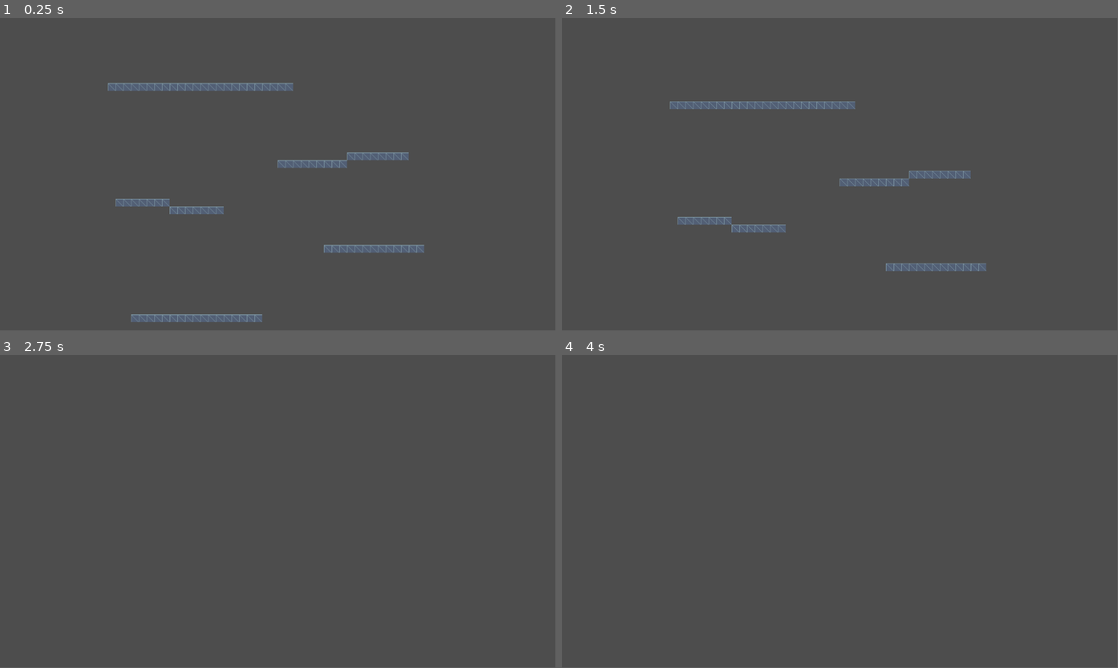
Above: before the commit, frames 1-4 (two rows, left to right).
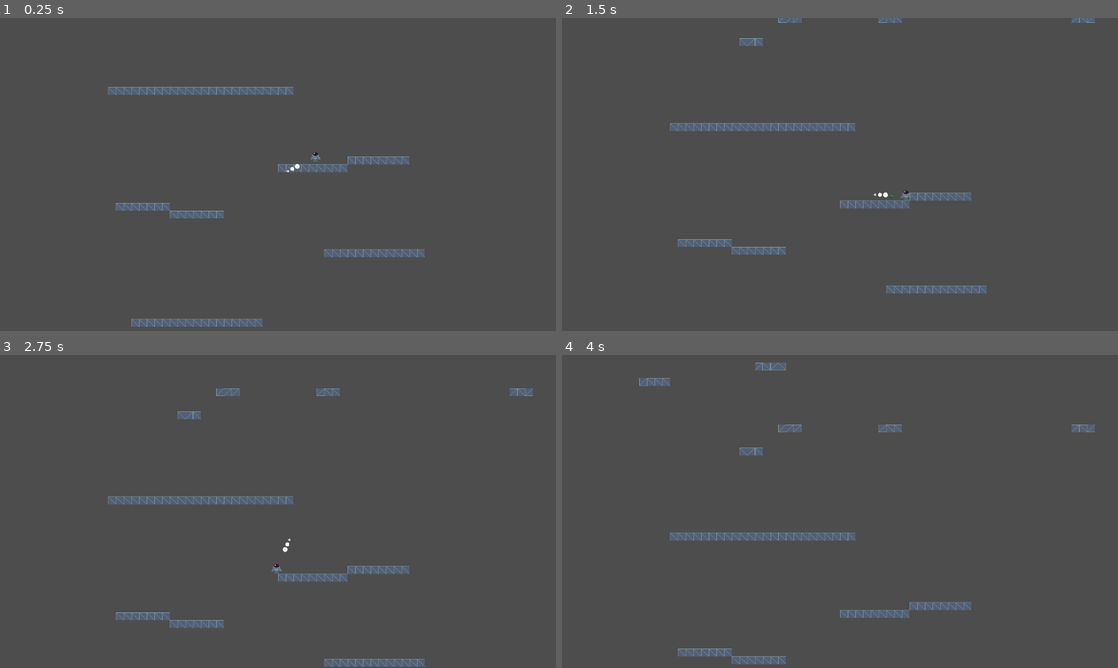
Above: after the commit, the same moments.

Repository: ScoreSpaceGameJam-SpaceGame/SpaceGame
Game: Godot game, scene res://levels/main_level/main_level.tscn
Same seed, same stepped clock (60 frames per second), same inputs: the game is played once before the commit and once after it. Sound files missing from this copy of the repository are replaced by a short silence.
Inputs (mouse positions are in pixels of both pictures, inside the frame that each line leads up to):
- Up to frame 1 (0.25 s): no input
- Up to frame 2 (1.5 s): move the mouse to (962, 158) at 0.52 s; hold Space (Teleport) 0.53-1.28 s; hold D (MoveRight) from 0.53 s (still down); move the mouse to (728, 190) at 1.27 s; click (728, 190) at 1.35 s
- Up to frame 3 (2.75 s): tap Space (Teleport) at 1.55 s; move the mouse to (333, 442) at 2.02 s; release D (MoveRight) at 2.03 s; hold A (MoveLeft) from 2.03 s (still down); hold Space (Teleport) from 2.03 s (still down)
- Up to frame 4 (4 s): move the mouse to (812, 574) at 2.77 s; release A (MoveLeft) at 2.78 s; release Space (Teleport) at 2.78 s; hold D (MoveRight) from 2.78 s (still down); tap Space (Teleport) at 2.85 s; move the mouse to (1006, 558) at 3.52 s; hold Space (Teleport) from 3.53 s (still down); click (1006, 558) at 3.6 s
The window is 799x449 before the commit and 800x450 after it. Grey fills any space a smaller window leaves; there, only what the larger window draws over its background counts as a difference.

The runs differ from the first frame. In frame 1, 3.5% of the frame differs, in the area x 19-77%, y 20-99%; in frame 2, 5.0%, in the area x 19-96%, y 0-88%; in frame 3, 2.8%; in frame 4, 2.7%.

Commit message:
- Procedural map working - Basic Menu also set up for play and exit

Diff:
--- a/characters/player/player.gd
+++ b/characters/player/player.gd
@@ -65,3 +65,4 @@
 	if Input.is_action_pressed("Teleport"):
 		global_position = $Telenade.global_position
 		player_state = Enums.player_actions.AIMING
+		$Telenade.visible=false
--- a/characters/player/telenade.tscn
+++ b/characters/player/telenade.tscn
@@ -1,11 +1,9 @@
-[gd_scene load_steps=4 format=3 uid="uid://xakoy6oyk2hs"]
+[gd_scene load_steps=3 format=3 uid="uid://xakoy6oyk2hs"]
+
+[ext_resource type="Texture2D" uid="uid://c7qr4ssc8ed4j" path="res://characters/player/grenade.png" id="1_dyq4s"]
 
 [sub_resource type="CircleShape2D" id="CircleShape2D_vbng7"]
 radius = 0.281684
-
-[sub_resource type="SphereMesh" id="SphereMesh_rlld0"]
-
-[sub_resource type="PlaceholderTexture2D" id="PlaceholderTexture2D_ihptg"]
 
 [node name="Telenade" type="RigidBody2D"]
 collision_layer = 2
@@ -14,7 +12,5 @@
 [node name="CollisionShape2D" type="CollisionShape2D" parent="."]
 shape = SubResource("CircleShape2D_vbng7")
 
-[node name="MeshInstance2D" type="MeshInstance2D" parent="."]
-scale = Vector2(15, 15)
-mesh = SubResource("SphereMesh_rlld0")
-texture = SubResource("PlaceholderTexture2D_ihptg")
+[node name="Sprite2D" type="Sprite2D" parent="."]
+texture = ExtResource("1_dyq4s")
--- a/levels/main_level/main_level.gd
+++ b/levels/main_level/main_level.gd
@@ -1,12 +1,16 @@
 extends Node2D
 
-const SCROLL_SPEED: float = .5
-const NEW_PLATFORM_OFFSET: int = 40 # The ammount to subtract from the deleted cell to get the new Y location. Positive for up and negative for down
-const LEFT_SPAWN_LIMIT: int = -1
-const RIGHT_SPAWN_LIMIT: int = 80
-const MIN_PLATFORM_SPACING: int = 5
+const SCROLL_SPEED: float = 1
+const TILE_MAP_LAYER_WIDTH = 90
+const TILE_MAP_LAYER_HEIGHT = 50
+const MIN_NUMBER_OF_PLATFORMS_PER_LAYER = 20
+const MAX_NUMBER_OF_PLATFORMS_PER_LAYER = 40
+const MIN_WIDTH_OF_PLATFORM = 3
+const MAX_WIDTH_OF_PLATFORM = 7
+const WIDTH_OF_TILESET = 2
+const HEIGHT_OF_TILESET = 2
+const TILE_SET_TO_USE = "res://levels/main_level/map_tileset.tres"
 
-var last_x_spawn_location : int = 0
 
 @onready var audio_stream : AudioStreamPlayer = $AudioStreamPlayer
 
@@ -15,6 +19,7 @@
 func _ready() -> void:
 	audio_stream.finished.connect(restart_music)
 	tile_map_layers.push_back($InitialTileMapLayer)
+	generate_new_tile_map_layer()
 
 func restart_music() -> void:
 	audio_stream.play()
@@ -31,6 +36,31 @@
 	if body is TileMapLayer:
 		tile_map_layers.pop_at(tile_map_layers.find(body))
 		body.queue_free()
+		generate_new_tile_map_layer()
 
 func generate_new_tile_map_layer() -> void:
-	pass
+	# Instantiate the variables we will need
+	var number_of_platforms_to_make = RandomNumberGenerator.new().randi_range(MIN_NUMBER_OF_PLATFORMS_PER_LAYER, MAX_NUMBER_OF_PLATFORMS_PER_LAYER)
+	var new_tile_map_layer = TileMapLayer.new()
+	new_tile_map_layer.tile_set = load(TILE_SET_TO_USE)
+	new_tile_map_layer.use_kinematic_bodies = true
+
+	# Loop through the number of platforms that we are making to generate the tilemap
+	for i in range(number_of_platforms_to_make):
+		var starting_location = Vector2i(
+			RandomNumberGenerator.new().randi_range(0, TILE_MAP_LAYER_WIDTH),
+			RandomNumberGenerator.new().randi_range(0, TILE_MAP_LAYER_HEIGHT)
+		)
+		var this_platform_width = RandomNumberGenerator.new().randi_range(MIN_WIDTH_OF_PLATFORM, MAX_WIDTH_OF_PLATFORM)
+
+		for j in range(this_platform_width):
+			if starting_location.x + j >= TILE_MAP_LAYER_WIDTH:
+				break
+			new_tile_map_layer.set_cell(
+				Vector2i(starting_location.x + j, starting_location.y),
+				0,
+				Vector2i(RandomNumberGenerator.new().randi_range(0, WIDTH_OF_TILESET - 1), RandomNumberGenerator.new().randi_range(0, WIDTH_OF_TILESET -1))
+			)
+	new_tile_map_layer.position = Vector2(0, -800)
+	$".".add_child(new_tile_map_layer)
+	tile_map_layers.push_back(new_tile_map_layer)
--- a/levels/main_level/main_level.tscn
+++ b/levels/main_level/main_level.tscn
@@ -1,7 +1,8 @@
-[gd_scene load_steps=9 format=4 uid="uid://bghx2oxnj2vx2"]
+[gd_scene load_steps=10 format=4 uid="uid://bghx2oxnj2vx2"]
 
 [ext_resource type="Script" path="res://levels/main_level/main_level.gd" id="1_dvjk0"]
 [ext_resource type="Texture2D" uid="uid://dlryeq2iagjr6" path="res://levels/main_level/placerholderblock.png" id="1_i6ymy"]
+[ext_resource type="PackedScene" uid="uid://domnmo2ft2frd" path="res://characters/player/player.tscn" id="2_cjvwa"]
 [ext_resource type="AudioStream" uid="uid://dtji5ehw3sg5s" path="res://levels/main_level/Inevitable Force.wav" id="3_yrvgj"]
 
 [sub_resource type="TileSetAtlasSource" id="TileSetAtlasSource_pc5of"]
@@ -20,13 +21,13 @@
 sources/0 = SubResource("TileSetAtlasSource_pc5of")
 
 [sub_resource type="RectangleShape2D" id="RectangleShape2D_n7nil"]
-size = Vector2(15.4218, 651.062)
+size = Vector2(21.7357, 2100.79)
 
 [sub_resource type="RectangleShape2D" id="RectangleShape2D_3auv8"]
-size = Vector2(27.2258, 651.528)
+size = Vector2(22.1044, 2081.91)
 
 [sub_resource type="RectangleShape2D" id="RectangleShape2D_pyoiy"]
-size = Vector2(780.113, 93.569)
+size = Vector2(1144.02, 34.1295)
 
 [node name="MainLevel" type="Node2D"]
 script = ExtResource("1_dvjk0")
@@ -48,7 +49,7 @@
 collision_mask = 3
 
 [node name="CollisionShape2D" type="CollisionShape2D" parent="RightBounds"]
-position = Vector2(1160.21, 324.175)
+position = Vector2(1157.05, -400.69)
 shape = SubResource("RectangleShape2D_n7nil")
 
 [node name="LeftBounds" type="StaticBody2D" parent="."]
@@ -56,13 +57,16 @@
 collision_mask = 3
 
 [node name="CollisionShape2D" type="CollisionShape2D" parent="LeftBounds"]
-position = Vector2(-13.1266, 321.71)
+position = Vector2(-10.5659, -393.482)
 shape = SubResource("RectangleShape2D_3auv8")
 
 [node name="Death" type="Area2D" parent="."]
 
 [node name="CollisionShape2D" type="CollisionShape2D" parent="Death"]
-position = Vector2(557.904, 717.212)
+position = Vector2(577.391, 1400)
 shape = SubResource("RectangleShape2D_pyoiy")
 
+[node name="Player" parent="Death" instance=ExtResource("2_cjvwa")]
+position = Vector2(654.098, 258.616)
+
 [connection signal="body_entered" from="Death" to="." method="_on_death_body_entered"]
--- /dev/null
+++ b/levels/menu/menu.gd
@@ -0,0 +1,11 @@
+extends Control
+
+
+func _on_play_pressed() -> void:
+	get_tree().change_scene_to_file("res://levels/main_level/main_level.tscn")
+
+func _on_exit_pressed() -> void:
+	get_tree().quit()
+
+func _on_reset_score_pressed() -> void:
+	pass # Replace with function body.
--- /dev/null
+++ b/levels/menu/menu.tscn
@@ -0,0 +1,51 @@
+[gd_scene load_steps=2 format=3 uid="uid://bauftp7yteame"]
+
+[ext_resource type="Script" path="res://levels/menu/menu.gd" id="1_qhlr6"]
+
+[node name="Menu" type="Control"]
+layout_mode = 3
+anchors_preset = 15
+anchor_right = 1.0
+anchor_bottom = 1.0
+grow_horizontal = 2
+grow_vertical = 2
+script = ExtResource("1_qhlr6")
+
+[node name="VFlowContainer" type="VFlowContainer" parent="."]
+layout_mode = 1
+anchors_preset = 8
+anchor_left = 0.5
+anchor_top = 0.5
+anchor_right = 0.5
+anchor_bottom = 0.5
+offset_left = -92.0
+offset_top = -15.5
+offset_right = 92.0
+offset_bottom = 15.5
+grow_horizontal = 2
+grow_vertical = 2
+last_wrap_alignment = 2
+
+[node name="Play" type="Button" parent="VFlowContainer"]
+layout_mode = 2
+text = "Play"
+
+[node name="Exit" type="Button" parent="VFlowContainer"]
+layout_mode = 2
+text = "Exit"
+
+[node name="ResetScore" type="Button" parent="VFlowContainer"]
+layout_mode = 2
+text = "Reset Score"
+
+[node name="Label" type="Label" parent="."]
+layout_mode = 0
+offset_left = 91.1138
+offset_top = 94.2922
+offset_right = 277.114
+offset_bottom = 118.292
+text = "9999 High score"
+
+[connection signal="pressed" from="VFlowContainer/Play" to="." method="_on_play_pressed"]
+[connection signal="pressed" from="VFlowContainer/Exit" to="." method="_on_exit_pressed"]
+[connection signal="pressed" from="VFlowContainer/ResetScore" to="." method="_on_reset_score_pressed"]
--- a/project.godot
+++ b/project.godot
@@ -18,6 +18,10 @@
 [autoload]
 
 Enums="*res://globals/enums.gd"
+
+[display]
+
+window/stretch/mode="viewport"
 
 [dotnet]
 
Binary file added: characters/player/grenade.png
Not shown, added: characters/player/grenade.png.import
